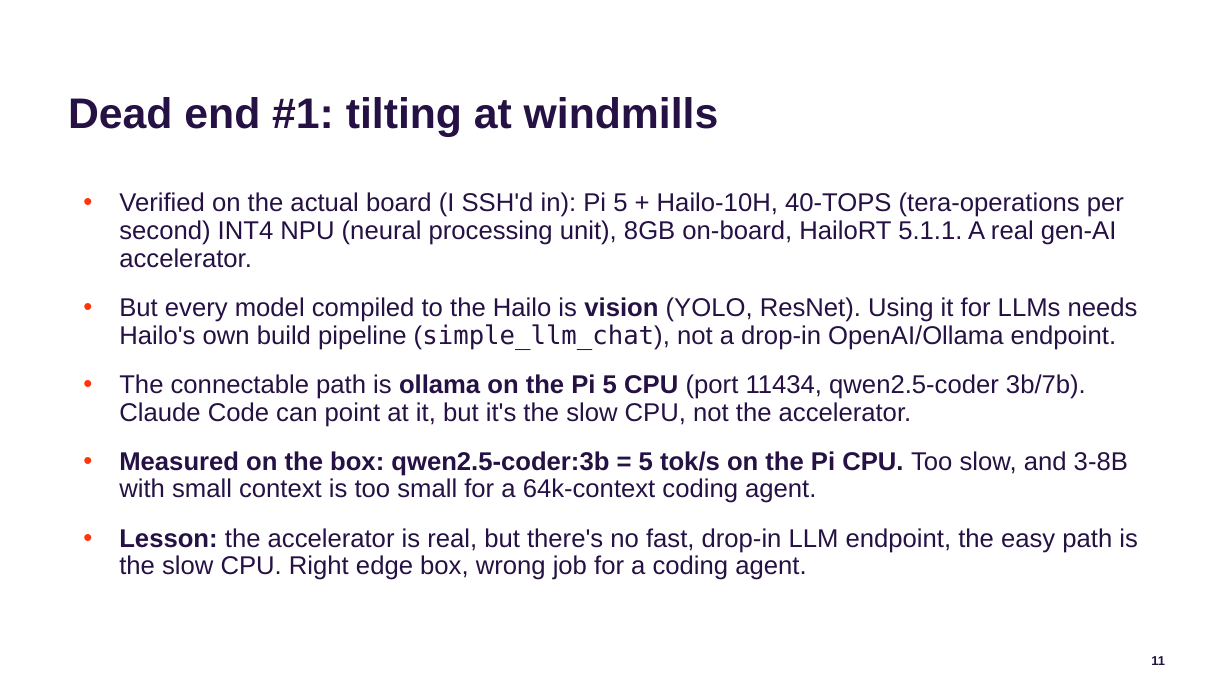
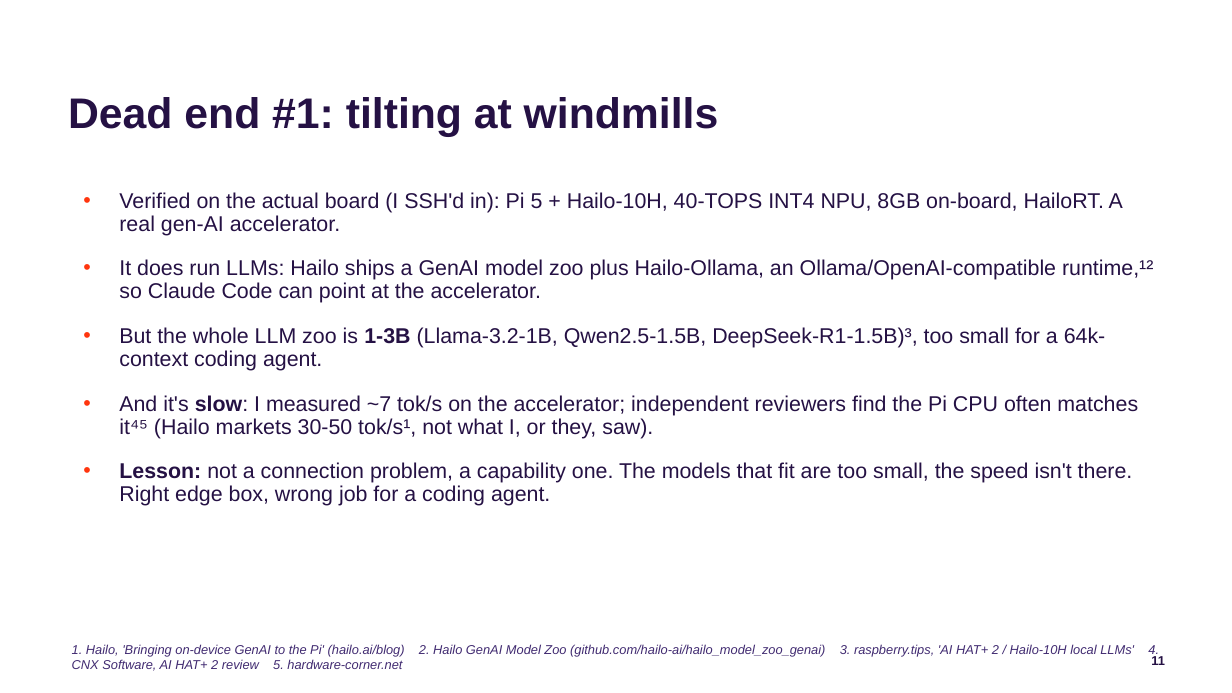
Before and after one commit to jconnolly/local-llm-pi5, a slide deck: slide 11 of local-llm-datasociety.pptx. Drawn at 1232x693 pixels with LibreOffice and Linux fonts; fonts in the diff are those of the drawing; background and template pictures are left out. Boxes give left, top, right and bottom in pixels: in the first picture for what was removed or moved away, otherwise in the second. Text is boxed around its words. In the diff, an @@ line names an element or a change of style, - is before the commit and + after.

```diff
--- a/local-llm-datasociety.pptx
+++ b/local-llm-datasociety.pptx
@@ text at (119, 192, 1153, 506): text changed; size 18 to 15 pt @@
-• Verified on the actual board (I SSH'd in): Pi 5 + Hailo-10H, 40-TOPS (tera-operations per second) INT4 NPU (neural processing unit), 8GB on-board, HailoRT 5.1.1. A real gen-AI accelerator.
-• But every model compiled to the Hailo is vision (YOLO, ResNet). Using it for LLMs needs Hailo's own build pipeline (simple_llm_chat), not a drop-in OpenAI/Ollama endpoint.
-• The connectable path is ollama on the Pi 5 CPU (port 11434, qwen2.5-coder 3b/7b). Claude Code can point at it, but it's the slow CPU, not the accelerator.
-• Measured on the box: qwen2.5-coder:3b = 5 tok/s on the Pi CPU. Too slow, and 3-8B with small context is too small for a 64k-context coding agent.
-• Lesson: the accelerator is real, but there's no fast, drop-in LLM endpoint, the easy path is the slow CPU. Right edge box, wrong job for a coding agent.
+• Verified on the actual board (I SSH'd in): Pi 5 + Hailo-10H, 40-TOPS INT4 NPU, 8GB on-board, HailoRT. A real gen-AI accelerator.
+• It does run LLMs: Hailo ships a GenAI model zoo plus Hailo-Ollama, an Ollama/OpenAI-compatible runtime,¹² so Claude Code can point at the accelerator.
+• But the whole LLM zoo is 1-3B (Llama-3.2-1B, Qwen2.5-1.5B, DeepSeek-R1-1.5B)³, too small for a 64k-context coding agent.
+• And it's slow: I measured ~7 tok/s on the accelerator; independent reviewers find the Pi CPU often matches it⁴⁵ (Hailo markets 30-50 tok/s¹, not what I, or they, saw).
+• Lesson: not a connection problem, a capability one. The models that fit are too small, the speed isn't there. Right edge box, wrong job for a coding agent.
@@ text added at (72, 644, 1159, 657), 9 pt, text #412B71, italic @@
+1. Hailo, 'Bringing on-device GenAI to the Pi' (hailo.ai/blog) 2. Hailo GenAI Model Zoo (github.com/hailo-ai/hailo_model_zoo_genai) 3. raspberry.tips, 'AI HAT+ 2 / Hailo-10H local LLMs' 4. CNX Software, AI HAT+ 2 review 5. hardware-corner.net
```
Also in this commit, not shown: 1 other slide changed, 3 other files.
